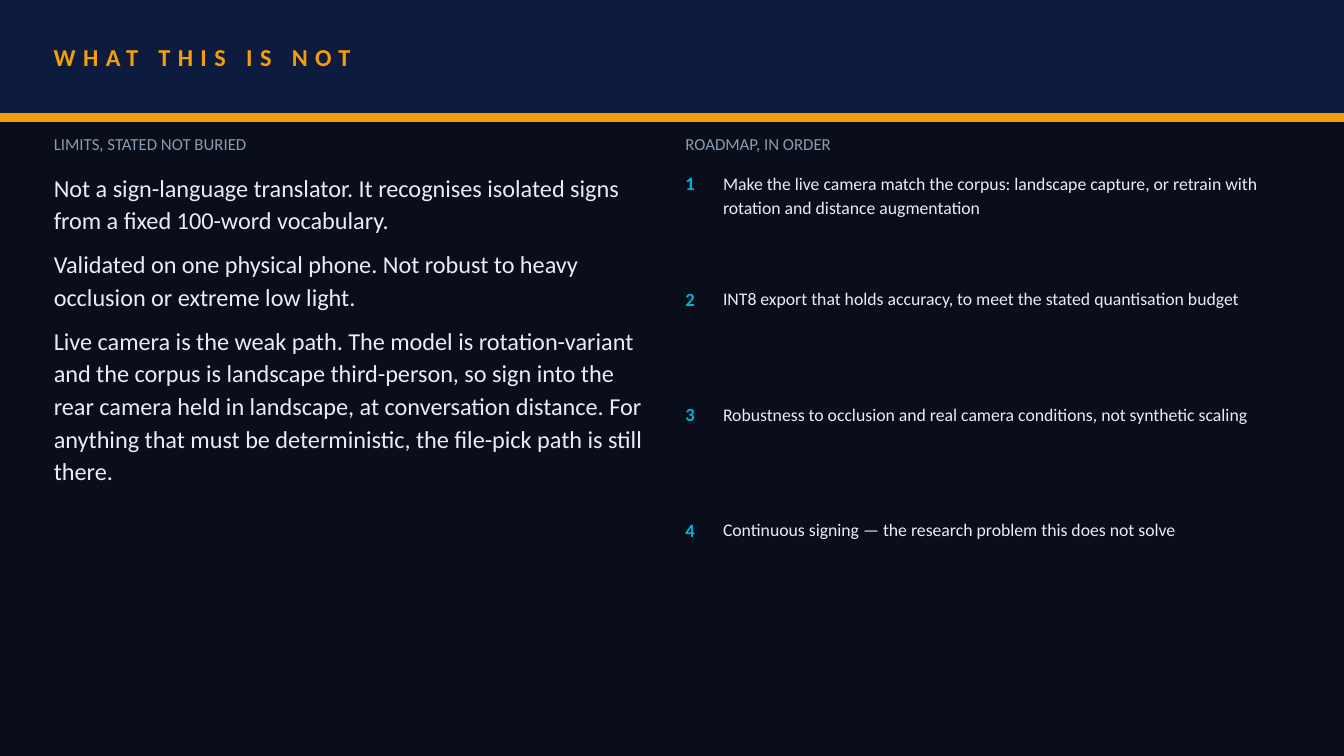
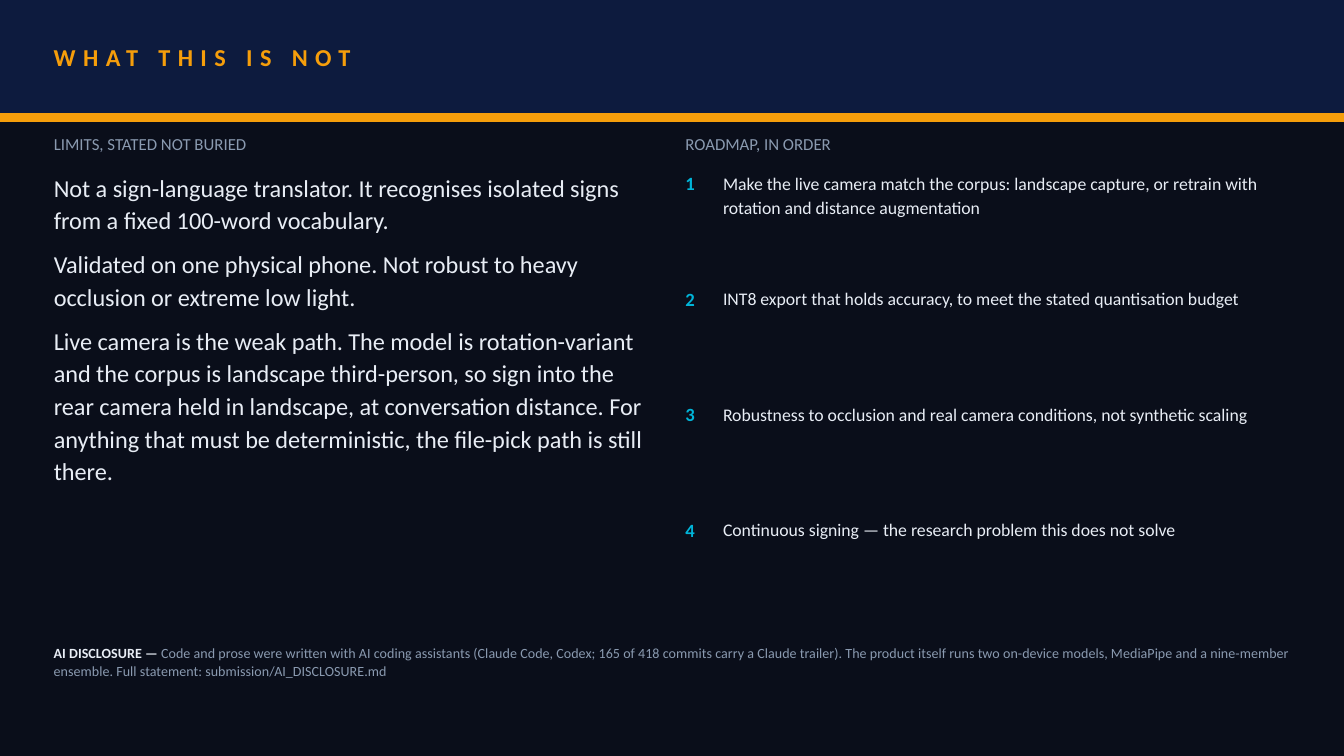
Before and after one commit to dev25bansal-ops/EchoGesture, a slide deck: slide 8 of submission/presentation/VIT_Chennai_Sky_Grazers.pptx. Drawn at 1344x756 pixels with LibreOffice and Linux fonts; fonts in the diff are those of the drawing. Boxes give left, top, right and bottom in pixels: in the first picture for what was removed or moved away, otherwise in the second. Text is boxed around its words. In the diff, an @@ line names an element or a change of style, - is before the commit and + after.

```diff
--- a/submission/presentation/VIT_Chennai_Sky_Grazers.pptx
+++ b/submission/presentation/VIT_Chennai_Sky_Grazers.pptx
@@ text added at bbox=[54, 648, 1288, 678], 7.5 pt, text #8A9AB0 @@
+AI DISCLOSURE — Code and prose were written with AI coding assistants (Claude Code, Codex; 165 of 418 commits carry a Claude trailer). The product itself runs two on-device models, MediaPipe and a nine-member ensemble. Full statement: submission/AI_DISCLOSURE.md
```
Also in this commit, not shown: 9 other files.
